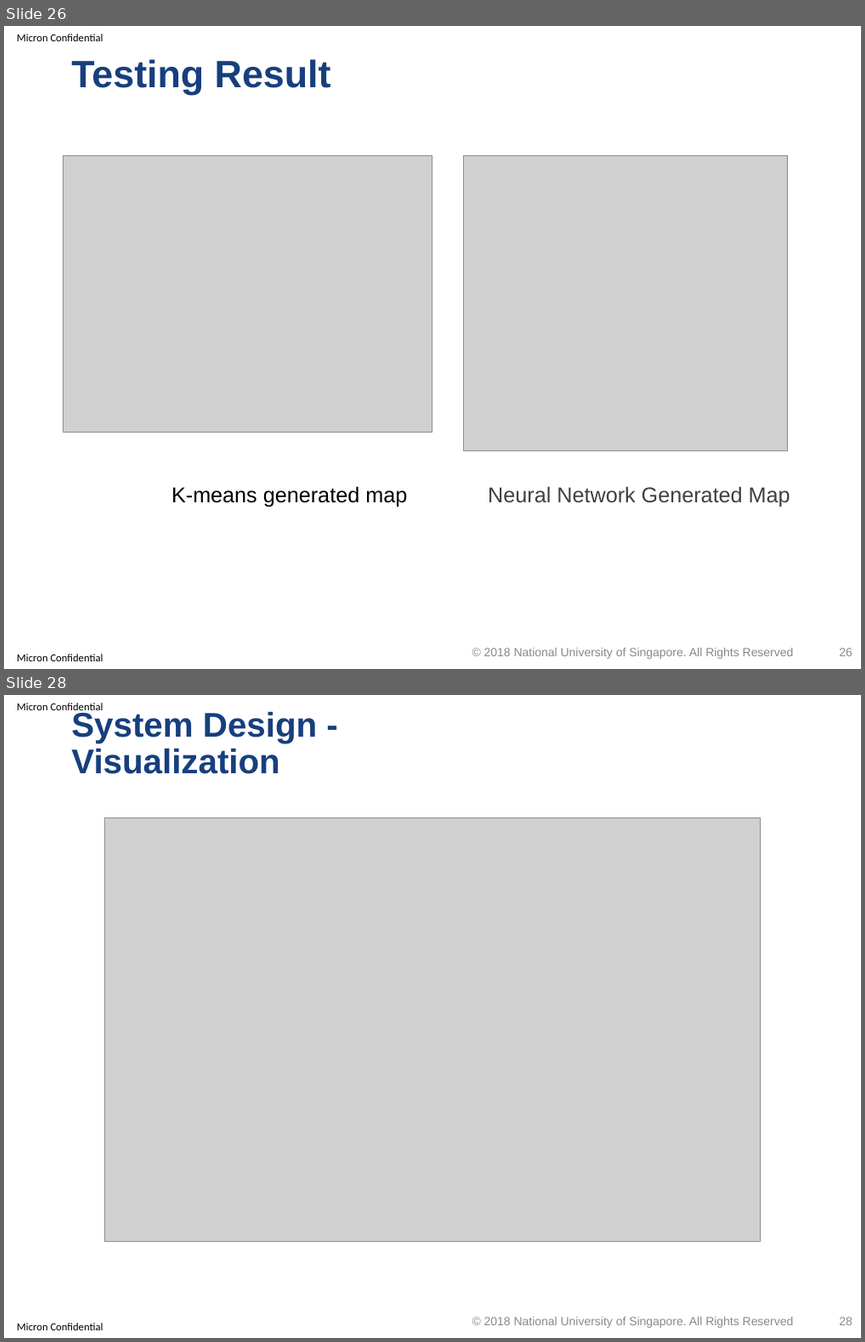
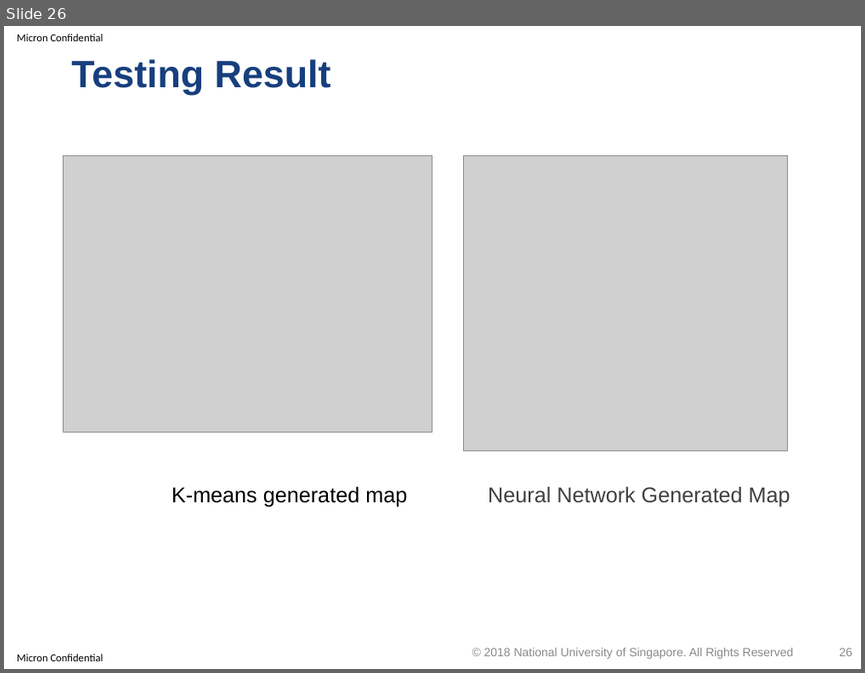
Before and after one commit to optimusium/3dscan, a slide deck: PracticeModule_Presentation.pptx. Shown one above the other, each under a label of ours: slides 26 and 28 before the commit, slide 26 after it; the slides between them are not shown. The pictures are 865x1342 and 865x673 pixels, drawn with LibreOffice and Linux fonts; fonts in the diff are those of the drawing; grey boxes stand for pictures; background and template pictures are left out. Boxes give left, top, right and bottom in pixels: in the first picture for what was removed or moved away, otherwise in the second. Text is boxed around its words. In the diff, an @@ line names an element or a change of style, - is before the commit and + after.

```diff
--- a/PracticeModule_Presentation.pptx
+++ b/PracticeModule_Presentation.pptx
@@ slide 28 removed at box(4, 695, 861, 1338), background #FFFFFF; not listed: 2 template elements that a slide beside it also shows @@
@@ title removed at box(71, 709, 317, 774) @@
-System Design -
-Visualization
@@ picture removed at box(104, 818, 760, 1242) @@
@@ text removed at box(484, 1316, 794, 1327) @@
-© 2018 National University of Singapore. All Rights Reserved
@@ page number removed at box(839, 1316, 852, 1325) @@
-28
```
Also in this commit, not shown: 1 slide changed, 3 other slides removed.
